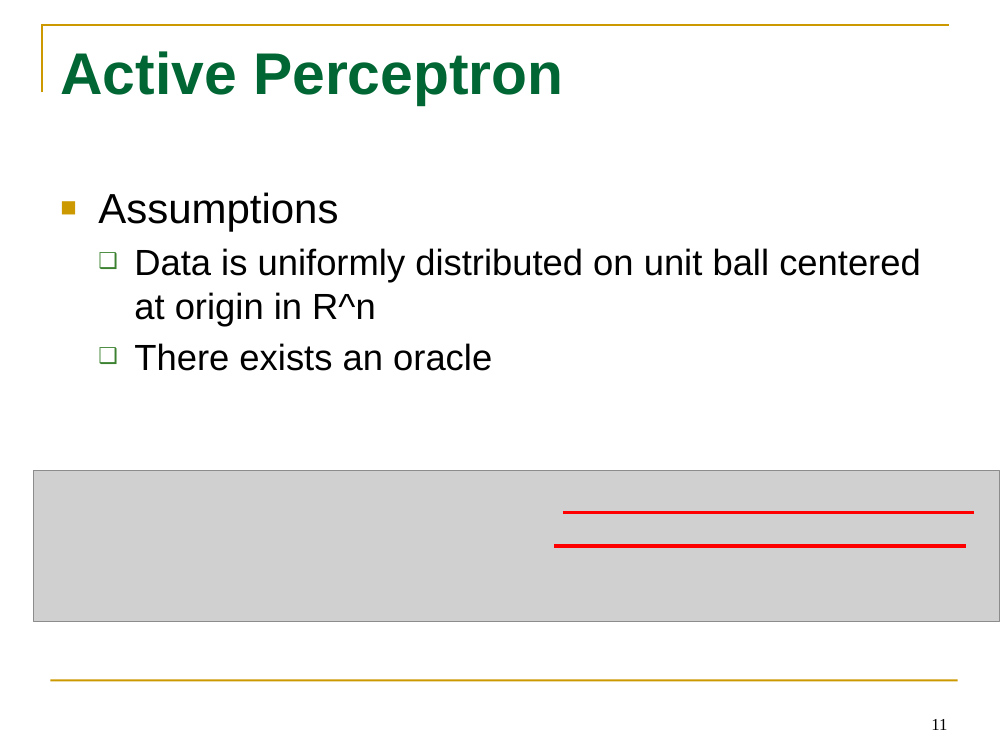
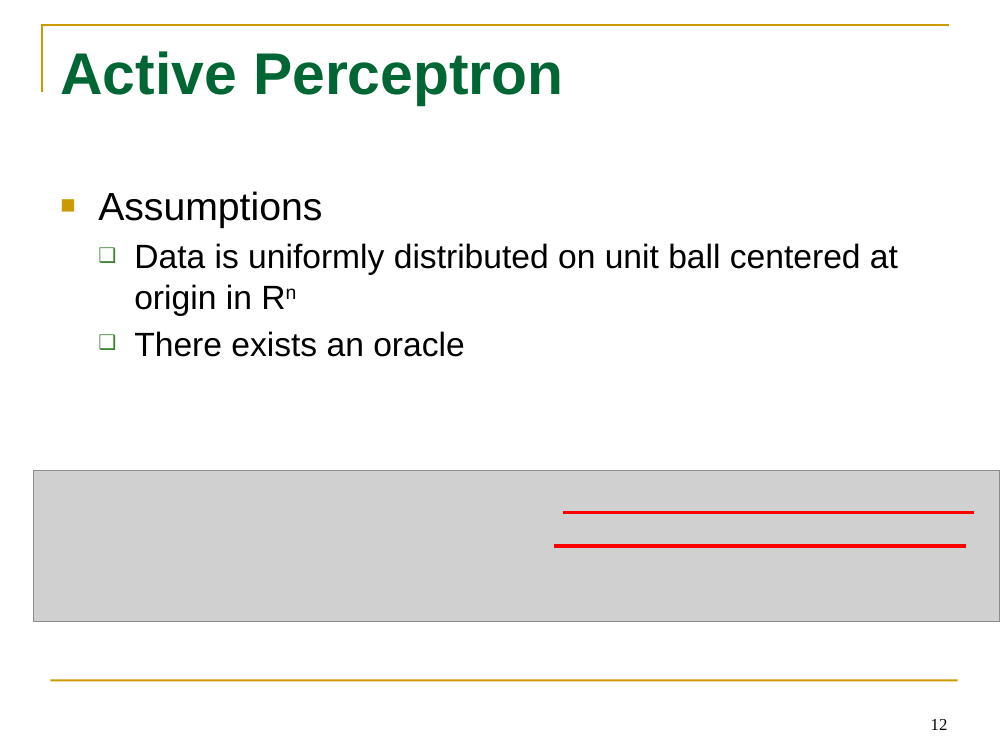
Before and after one commit to tttyy/Active-Learning, a slide deck: slide 12 of presentation/Activelearning.pptx (slide 11 before the commit). Drawn at 1008x756 pixels with LibreOffice and Linux fonts; fonts in the diff are those of the drawing; grey boxes stand for pictures. Boxes give left, top, right and bottom in pixels: in the first picture for what was removed or moved away, otherwise in the second. Text is boxed around its words. In the diff, an @@ line names an element or a change of style, - is before the commit and + after.

```diff
--- a/presentation/Activelearning.pptx
+++ b/presentation/Activelearning.pptx
@@ text at (98,191,465,357): size 30 to 28 pt in "Assumptions"; size 26 to 24 pt in "There exists an oracle" @@
@@ text at (134,243,898,316): text changed; size 26 to 24 pt @@
-  ❑ Data is uniformly distributed on unit ball centered at origin in R^n
+  ❑ Data is uniformly distributed on unit ball centered at origin in Rn
@@ page number at (931,719,948,730): text changed @@
-11
+12
```
Also in this commit, not shown: 9 other slides changed, 1 slide added, 1 other file.
